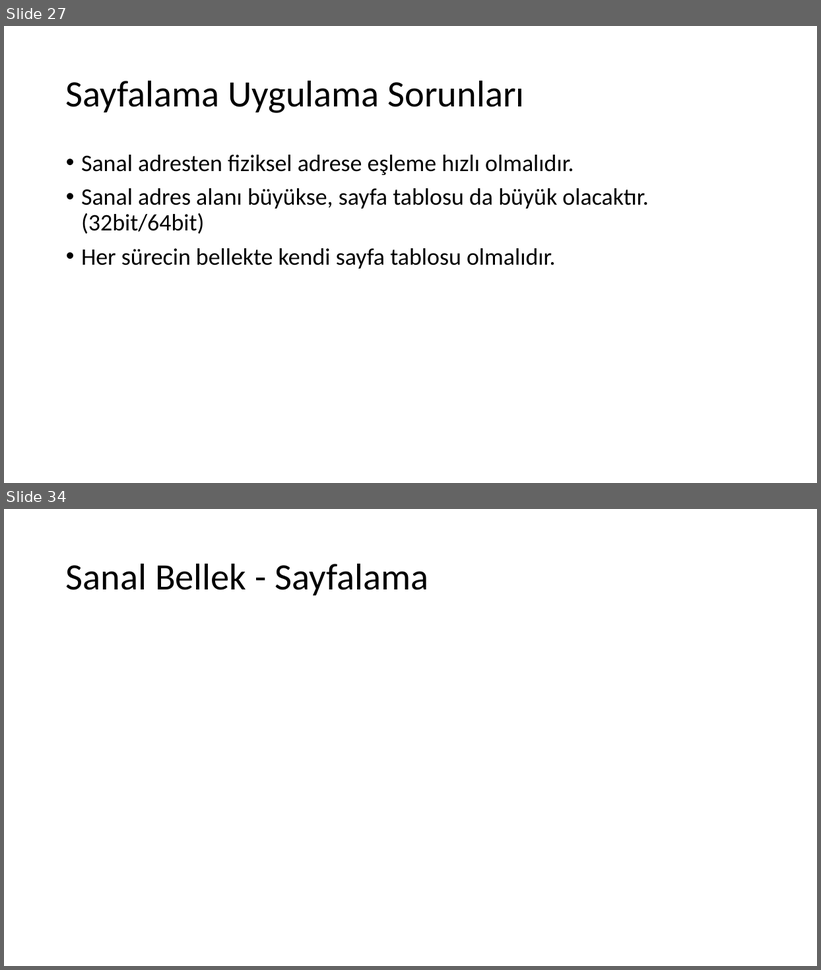
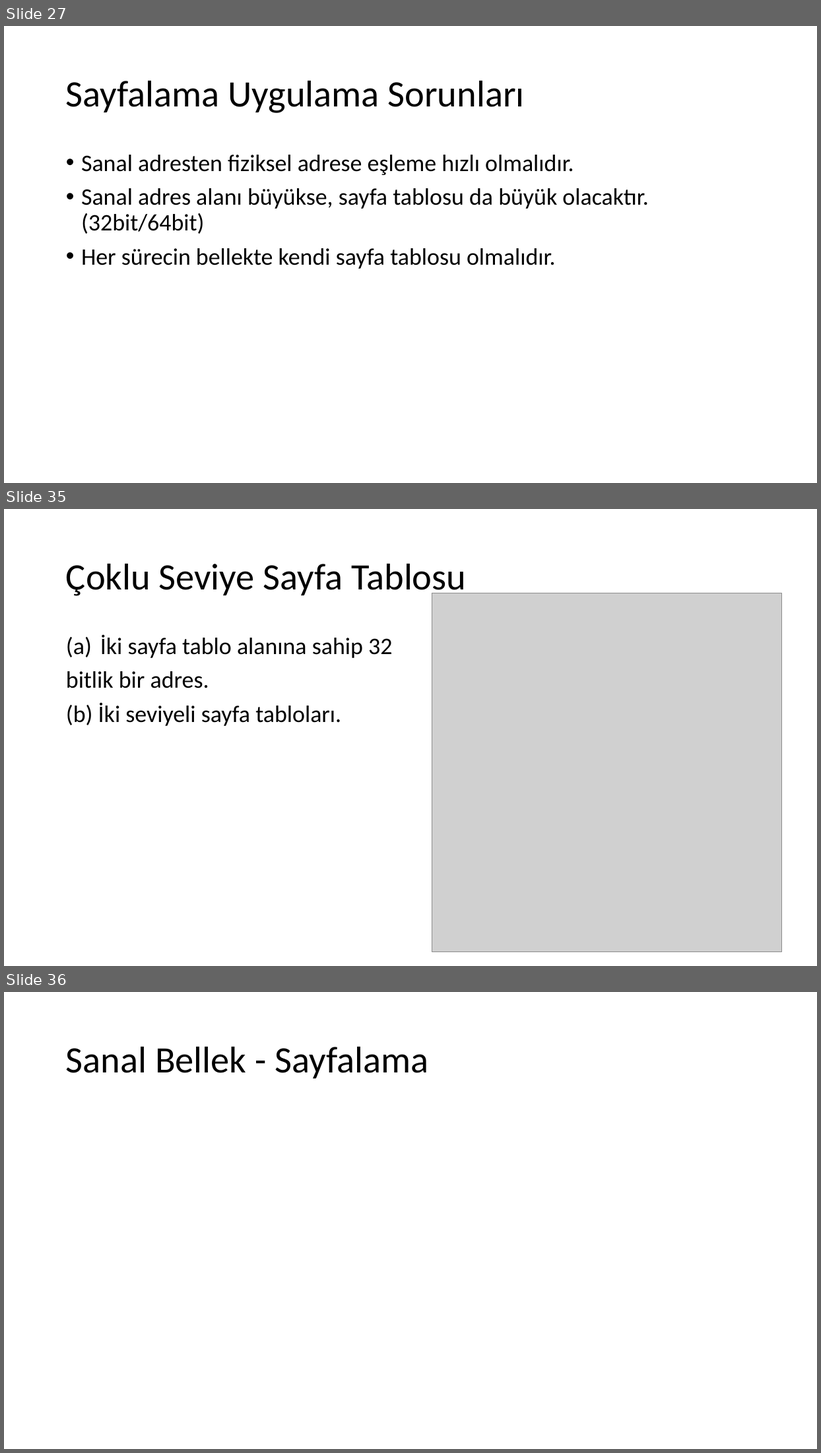
Before and after one commit to sercankulcu/sercankulcu.github.io, a slide deck: files/os/3_Bolum_3_Bellek.pptx. Shown one above the other, each under a label of ours: slides 27 and 34 before the commit, slides 27, 35 and 36 after it; the slides between them are not shown. The pictures are 821x970 and 821x1453 pixels, drawn with LibreOffice and Linux fonts; fonts in the diff are those of the drawing; grey boxes stand for pictures. Boxes give left, top, right and bottom in pixels: in the first picture for what was removed or moved away, otherwise in the second. Text is boxed around its words. In the diff, an @@ line names an element or a change of style, - is before the commit and + after.

```diff
--- a/files/os/3_Bolum_3_Bellek.pptx
+++ b/files/os/3_Bolum_3_Bellek.pptx
@@ slide 35 added at <box>4,509,817,966</box>, background #FFFFFF @@
@@ title added at <box>66,563,466,598</box>, 44 pt, text #000000 @@
+Çoklu Seviye Sayfa Tablosu
@@ picture added at <box>432,593,781,953</box> @@
@@ text added at <box>66,634,392,726</box>, 28 pt, text #000000 @@
+(a) İki sayfa tablo alanına sahip 32
+bitlik bir adres.
+(b) İki seviyeli sayfa tabloları.
@@ what was slide 34 is now slide 36 @@
```
Also in this commit, not shown: 2 slides changed, 5 other slides added, 4 slides removed, 1 other file.
